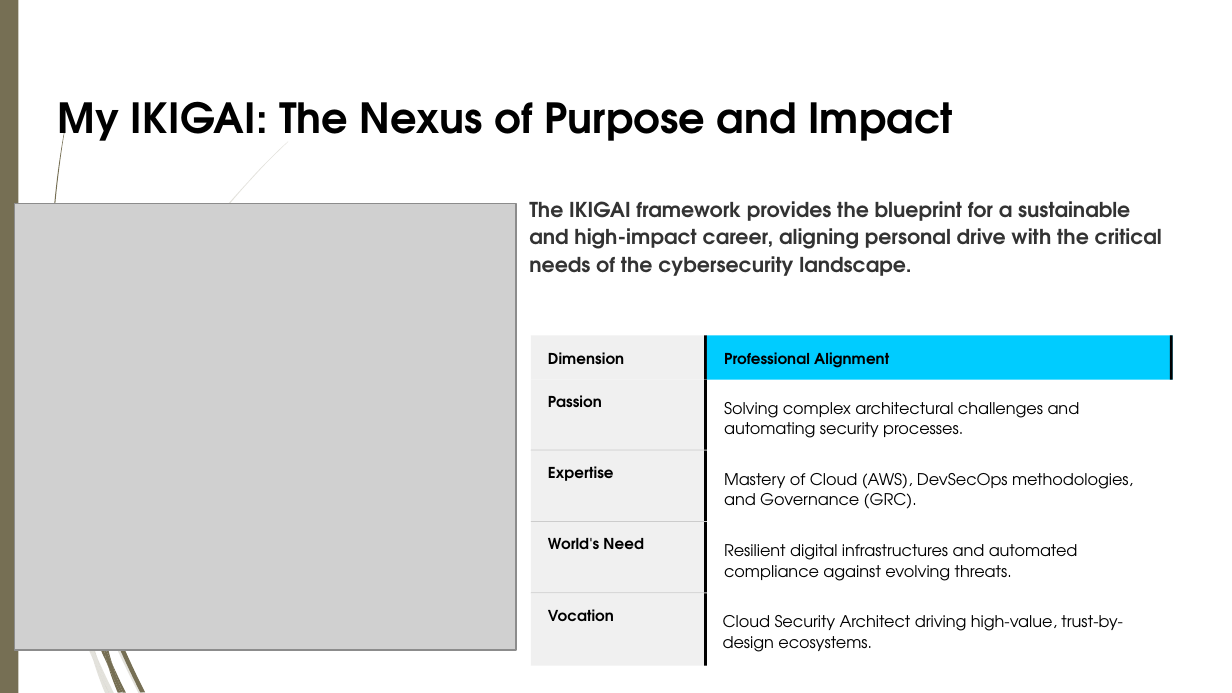
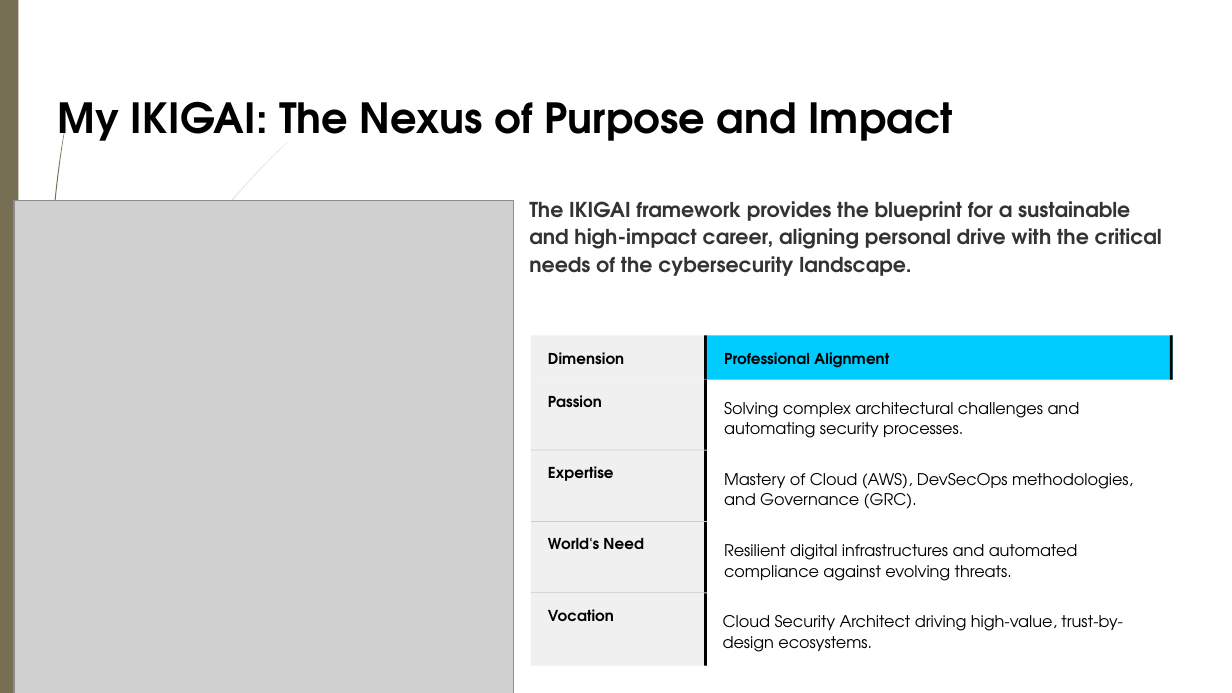
Before and after one commit to aymennadi/aymennadi, a slide deck: slide 2 of downloads/PPP_NADI.pptx. Drawn at 1232x693 pixels with LibreOffice and Linux fonts; fonts in the diff are those of the drawing; grey boxes stand for pictures; background and template pictures are left out. Boxes give left, top, right and bottom in pixels: in the first picture for what was removed or moved away, otherwise in the second. Text is boxed around its words. In the diff, an @@ line names an element or a change of style, - is before the commit and + after.

```diff
--- a/downloads/PPP_NADI.pptx
+++ b/downloads/PPP_NADI.pptx
@@ picture: place and size @@
-picture at bbox=[15, 203, 516, 650]
+picture at bbox=[14, 201, 514, 693]
@@ group removed at bbox=[78, 551, 143, 693]: 5 freeform shapes @@
@@ group removed at bbox=[53, 441, 145, 693]: 6 freeform shapes @@
```
Also in this commit, not shown: 1 other slide changed.
